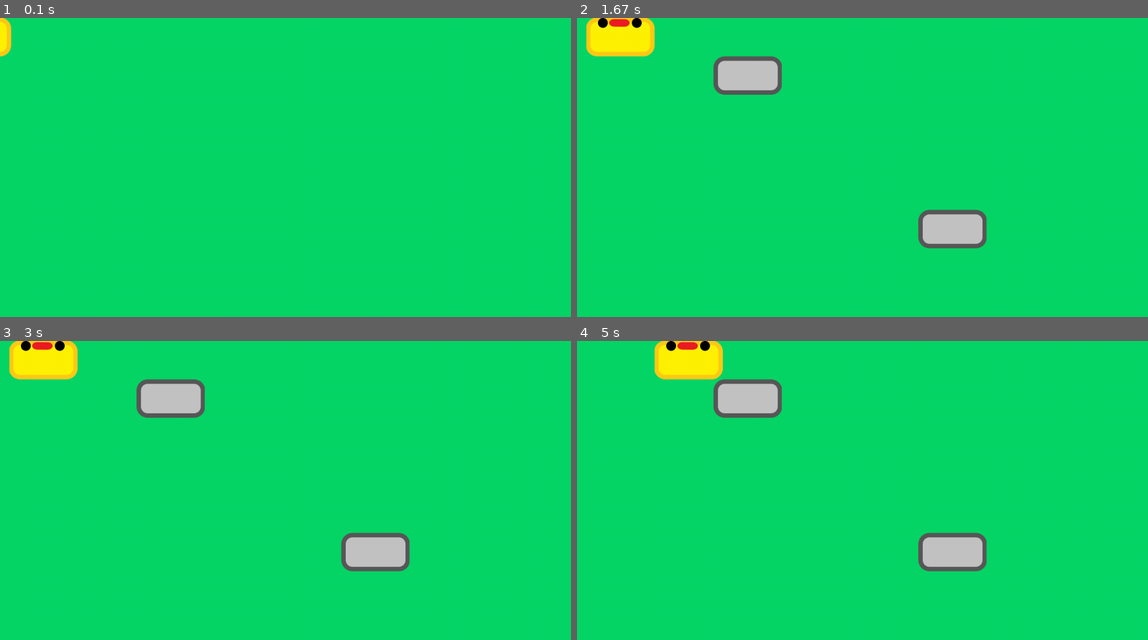
Above: before the commit, frames 1-4 (two rows, left to right).
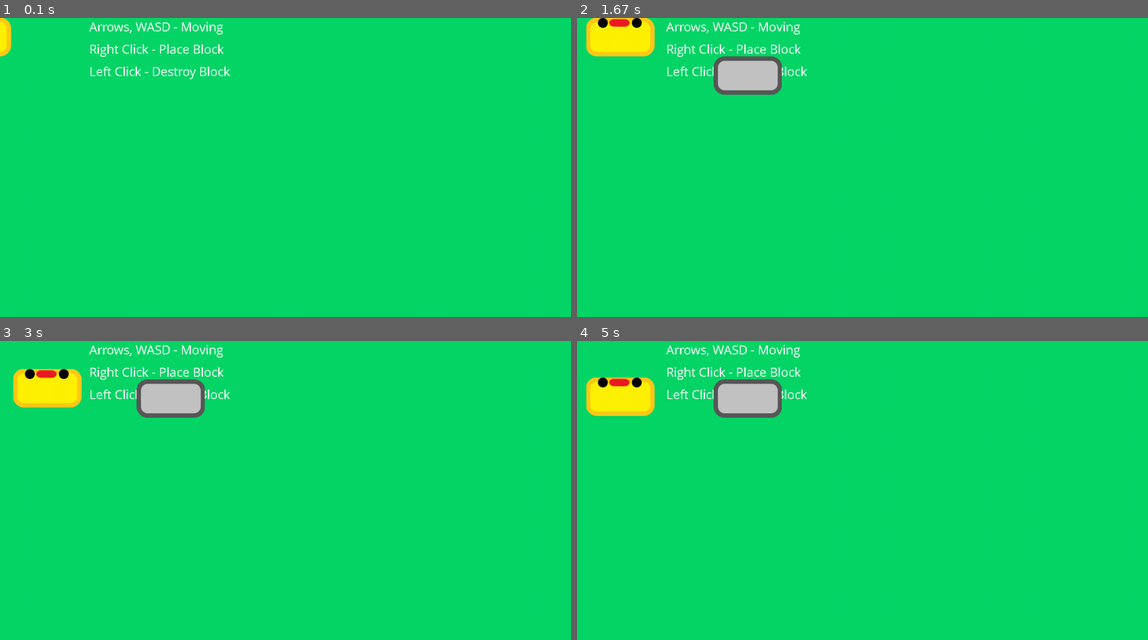
Above: after the commit, the same moments.

Repository: timaaos/PySocketGame
Game: pygame game, started from pygame_version.py
Two runs of this game, one before a commit and one after it. Both use one fixed random seed, a clock stepped at 60 frames per second and the inputs below.
Inputs (mouse positions are in pixels of both pictures, inside the frame that each line leads up to):
- Up to frame 1 (0.1 s): no input
- Up to frame 2 (1.67 s): hold Right 0.33-0.8 s; press the mouse at (919, 233) at 0.87 s; move the mouse to (799, 179) at 0.97 s; release the mouse at (685, 122) at 1.1 s; right-click (714, 56) at 1.55 s
- Up to frame 3 (3 s): hold D 1.83-2.3 s; hold Left 2.33-2.87 s; hold S from 2.9 s (still down)
- Up to frame 4 (5 s): release S at 3.2 s; hold Left 3.23-3.63 s; hold W 3.67-4.03 s; hold Right 4.07-4.7 s; hold S from 4.73 s (still down)

The runs differ from the first frame. In frame 1, 0.9% of the frame differs, in the area x 15-41%, y 1-21%; in frame 2, 2.3%; in frame 3, 4.9%; in frame 4, 5.1%, in the area x 1-72%, y 0-78%.

Commit message:
added tips, WASD moving, only right click for block place

Diff:
--- a/game_functions.py
+++ b/game_functions.py
@@ -4,22 +4,24 @@
 from block import Block
 
 block_list = []
-
+pygame.font.init() # you have to call this at the start,
+                   # if you want to use this module.
+myfont = pygame.font.SysFont('Comic Sans MS', 30)
 
 def check_down_events(event, character1):
     settings = Settings()
-    if event.key == pygame.K_RIGHT and character1.rect.x + settings.speed_x * 2 < settings.width - (
+    if (event.key == pygame.K_RIGHT or event.key == pygame.K_d) and character1.x + settings.speed_x * 2 < settings.width - (
             settings.width - settings.admin_width) // 2:
         character1.x += settings.speed_x
         character1.centerx += settings.speed_x
-    if event.key == pygame.K_LEFT and character1.rect.x - settings.speed_x >= (
+    if (event.key == pygame.K_LEFT or event.key == pygame.K_a) and character1.x - settings.speed_x >= (
             settings.width - settings.admin_width) // 2:
         character1.x -= settings.speed_x
         character1.centerx -= settings.speed_x
-    if event.key == pygame.K_UP and character1.rect.y - settings.speed_y >= 0:
+    if (event.key == pygame.K_UP or event.key == pygame.K_w) and character1.y - settings.speed_y >= 0:
         character1.y -= settings.speed_y
         character1.centery -= settings.speed_y
-    if event.key == pygame.K_DOWN and character1.rect.y + settings.speed_y * 2 <= settings.admin_height - (
+    if (event.key == pygame.K_DOWN or event.key == pygame.K_s) and character1.y + settings.speed_y * 2 <= settings.admin_height - (
             settings.admin_height * 0.20):
         character1.y += settings.speed_y
         character1.centery += settings.speed_y
@@ -27,7 +29,11 @@
 
 def check_mouse_events(event):
     settings = Settings()
-    block_list.append([event.pos[0] - event.pos[0] % settings.speed_x, event.pos[1] - event.pos[1] % settings.speed_y])
+    if pygame.mouse.get_pressed()[2]:
+        block_list.append([event.pos[0] - event.pos[0] % settings.speed_x, event.pos[1] - event.pos[1] % settings.speed_y])
+    if pygame.mouse.get_pressed()[0]:
+        print("lmb clicked")
+        #TODO: block destroy
 
 
 def check_events(screen, character1):
@@ -48,7 +54,13 @@
                      ((settings.width - settings.admin_width) // 2, 0,
                       settings.admin_width - (settings.width - settings.admin_width) // 4,
                       settings.admin_height - settings.admin_height * 0.20), 0)
+    textsurface = myfont.render('Arrows, WASD - Moving', False, (255, 255,255))
+    textsurface2 = myfont.render('Right Click - Place Block', False, (255, 255, 255))
+    textsurface3 = myfont.render('Left Click - Destroy Block', False, (255, 255, 255))
     character1.blitme()
+    screen.blit(textsurface, (200, 0))
+    screen.blit(textsurface2, (200, 50))
+    screen.blit(textsurface3, (200, 100))
     for i in block_list:
         Block(screen, i[0], i[1]).blitme()
     pygame.display.flip()
